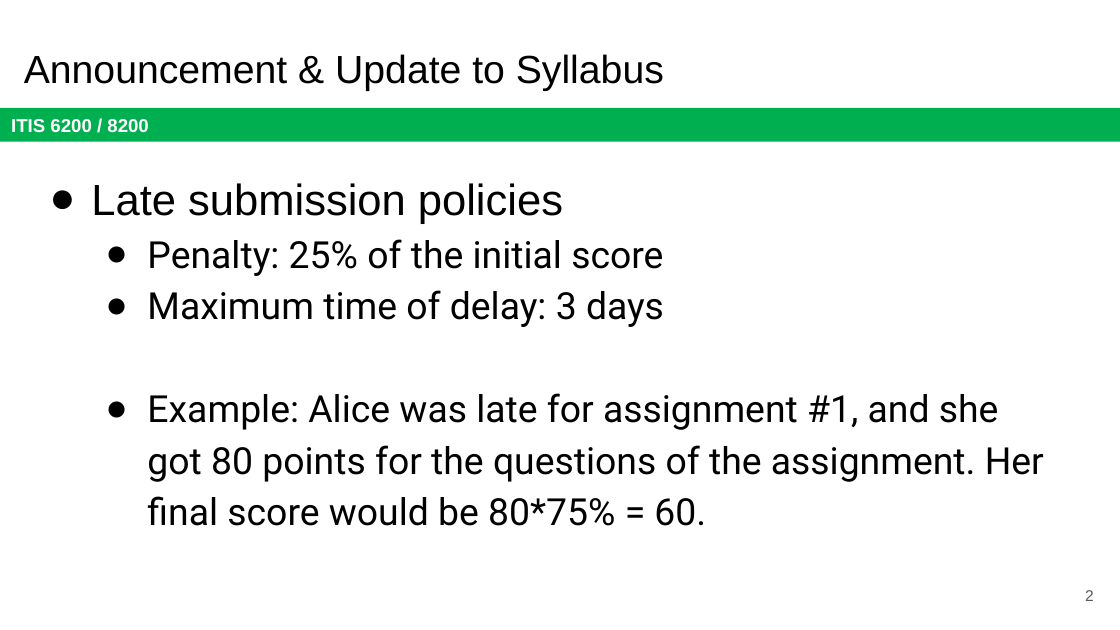
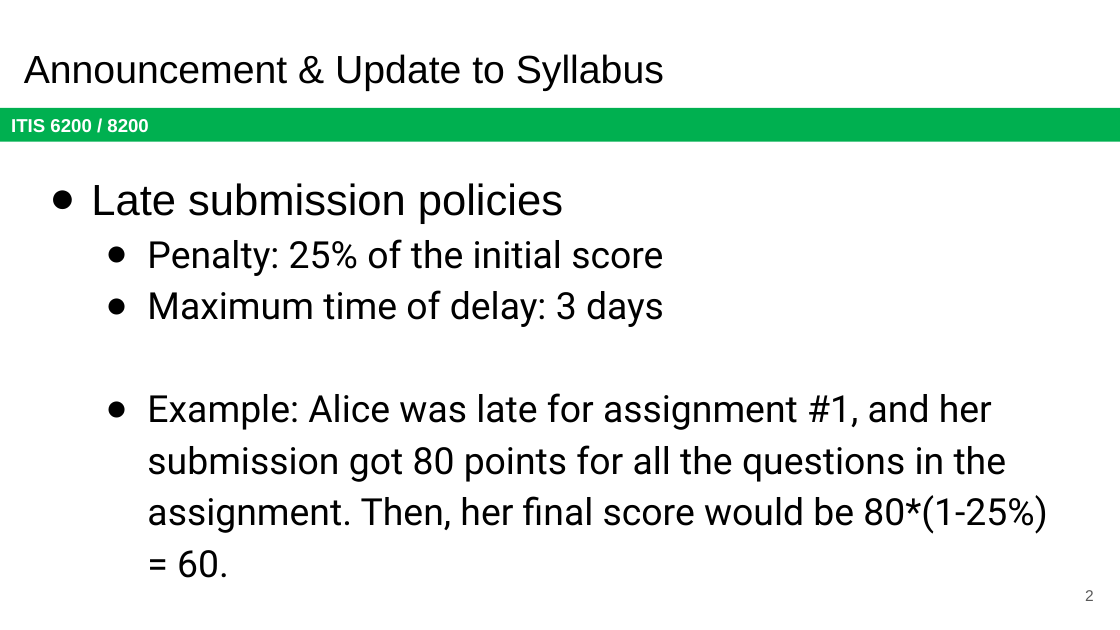
Before and after one commit to jx5c/github.io, a slide deck: slide 2 of teaching/ITIS6200/2023fa/lectures/Sep.5.syllabus.update.pptx. Drawn at 1120x630 pixels with LibreOffice and Linux fonts; fonts in the diff are those of the drawing. Boxes give left, top, right and bottom in pixels: in the first picture for what was removed or moved away, otherwise in the second. Text is boxed around its words. In the diff, an @@ line names an element or a change of style, - is before the commit and + after.

Commit message:
updated syllabus

```diff
--- a/teaching/ITIS6200/2023fa/lectures/Sep.5.syllabus.update.pptx
+++ b/teaching/ITIS6200/2023fa/lectures/Sep.5.syllabus.update.pptx
@@ text at (147, 393, 1047, 578): text changed @@
-  ● Example: Alice was late for assignment #1, and she got 80 points for the questions of the assignment. Her final score would be 80*75% = 60.
+  ● Example: Alice was late for assignment #1, and her submission got 80 points for all the questions in the assignment. Then, her final score would be 80*(1-25%) = 60.
```
Also in this commit, not shown: 1 other slide changed, 1 slide removed, 3 other files.
